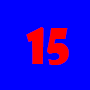
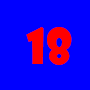
Two versions of the same layered image (90×90). Layer-by-layer changes:
renamed "15" to "16", painted on it over 47, 27, 72, 65
